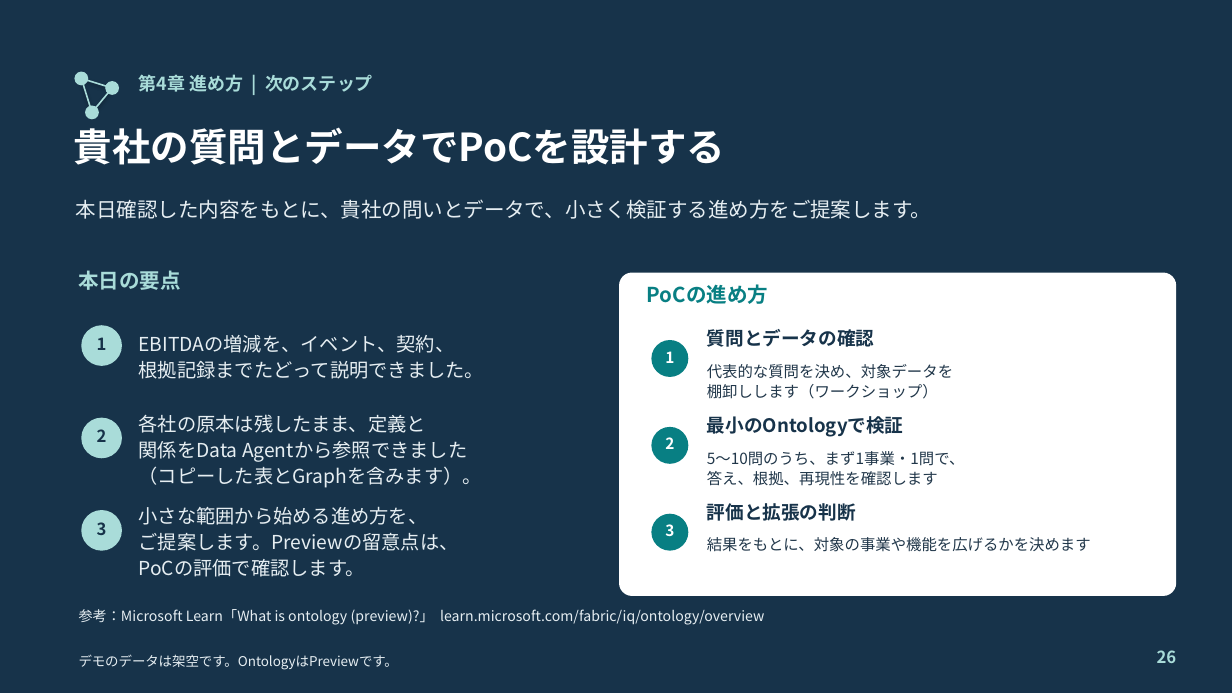
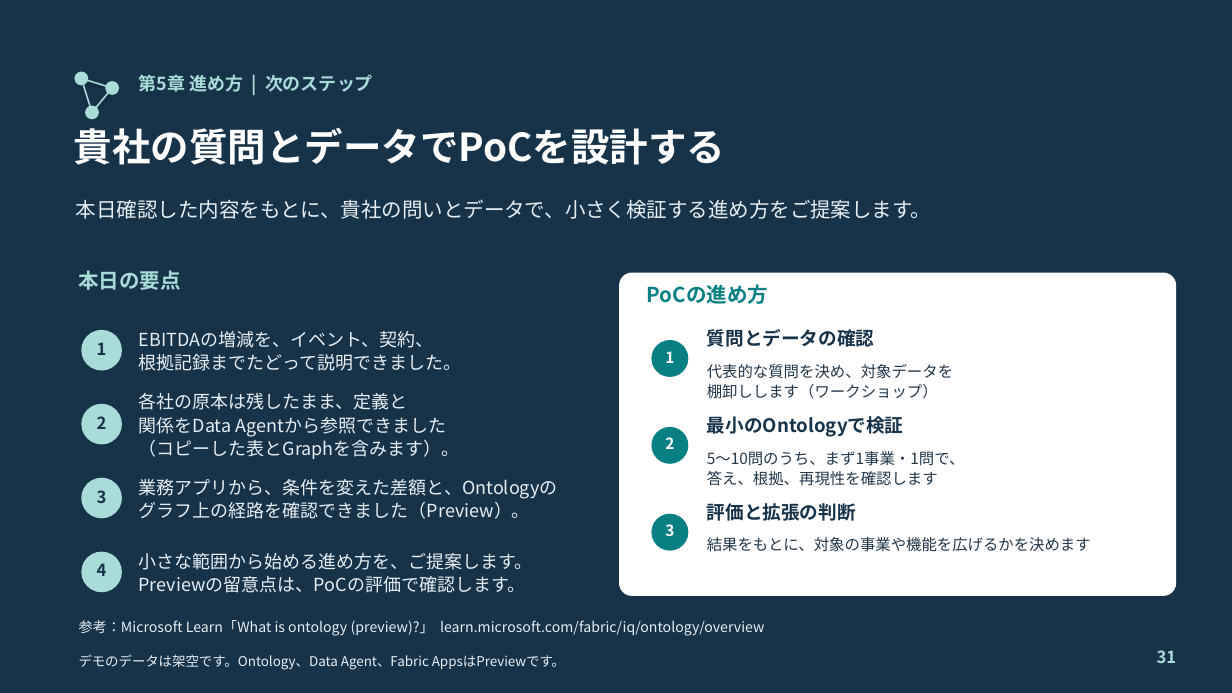
Before and after one commit to c-nova/FabricOntology_Trading, a slide deck: slide 31 of decks/TradingOntology_Customer_Deck_JA.pptx (slide 26 before the commit). Drawn at 1232x693 pixels with LibreOffice and Linux fonts; fonts in the diff are those of the drawing. Boxes give left, top, right and bottom in pixels: in the first picture for what was removed or moved away, otherwise in the second. Text is boxed around its words. In the diff, an @@ line names an element or a change of style, - is before the commit and + after.

```diff
--- a/decks/TradingOntology_Customer_Deck_JA.pptx
+++ b/decks/TradingOntology_Customer_Deck_JA.pptx
@@ text at [139,74,373,92]: text changed @@
-第4章 進め方 | 次のステップ
+第5章 進め方 | 次のステップ
@@ text "EBITDAの増減を、イベント、契約、 根拠記録までたどって説明できました。" at [139,331,462,371]: size 15 to 14 pt; line spacing 20.2pt to 18.2pt @@
@@ text "1": place and size @@
-text "1" at [97,337,107,350]
+text "1" at [97,342,107,355]
@@ ellipse: place and size @@
-ellipse at [81,325,122,366]
+ellipse at [81,330,122,371]
@@ text "各社の原本は残したまま、定義と 関係をData Agentから参照できました （コピーした表とGraphを含みます）。" at [139,393,460,459]: size 15 to 14 pt; line spacing 20.2pt to 18.2pt @@
@@ text "各社の原本は残したまま、定義と 関係をData Agentから参照できました （コピーした表とGraphを含みます）。": place and size @@
-text "各社の原本は残したまま、定義と 関係をData Agentから参照できました （コピーした表とGraphを含みます）。" at [139,414,482,488]
+text "各社の原本は残したまま、定義と 関係をData Agentから参照できました （コピーした表とGraphを含みます）。" at [139,393,460,459]
@@ text "2": place and size @@
-text "2" at [97,429,107,442]
+text "2" at [97,416,107,429]
@@ ellipse: place and size @@
-ellipse at [81,418,122,458]
+ellipse at [81,404,122,445]
@@ text "3": place and size @@
-text "3" at [97,522,107,535]
+text "3" at [97,490,107,503]
@@ ellipse: place and size @@
-ellipse at [81,510,122,551]
+ellipse at [81,478,122,518]
@@ text added at [139,479,558,519], 14 pt, text #E6EEF2 @@
+業務アプリから、条件を変えた差額と、Ontologyの
+グラフ上の経路を確認できました（Preview）。
@@ ellipse added at [81,552,122,592], fill #A9DCD9 @@
@@ text added at [97,563,107,576], 13 pt, text #17334A, bold @@
+4
@@ text at [139,553,533,593]: text changed; size 15 to 14 pt @@
-小さな範囲から始める進め方を、
-ご提案します。Previewの留意点は、
-PoCの評価で確認します。
+小さな範囲から始める進め方を、ご提案します。
+Previewの留意点は、PoCの評価で確認します。
@@ text "参考：Microsoft Learn「What is ontology (preview)?」 ...": place and size @@
-text "参考：Microsoft Learn「What is ontology (preview)?」 ..." at [79,609,764,625]
+text "参考：Microsoft Learn「What is ontology (preview)?」 ..." at [79,620,764,636]
@@ text at [79,654,565,670]: text changed @@
-デモのデータは架空です。OntologyはPreviewです。
+デモのデータは架空です。Ontology、Data Agent、Fabric AppsはPreviewです。
@@ text at [1157,650,1177,663]: text changed @@
-26
+31
```
Also in this commit, not shown: 27 other slides changed, 5 slides added, 10 other files.
